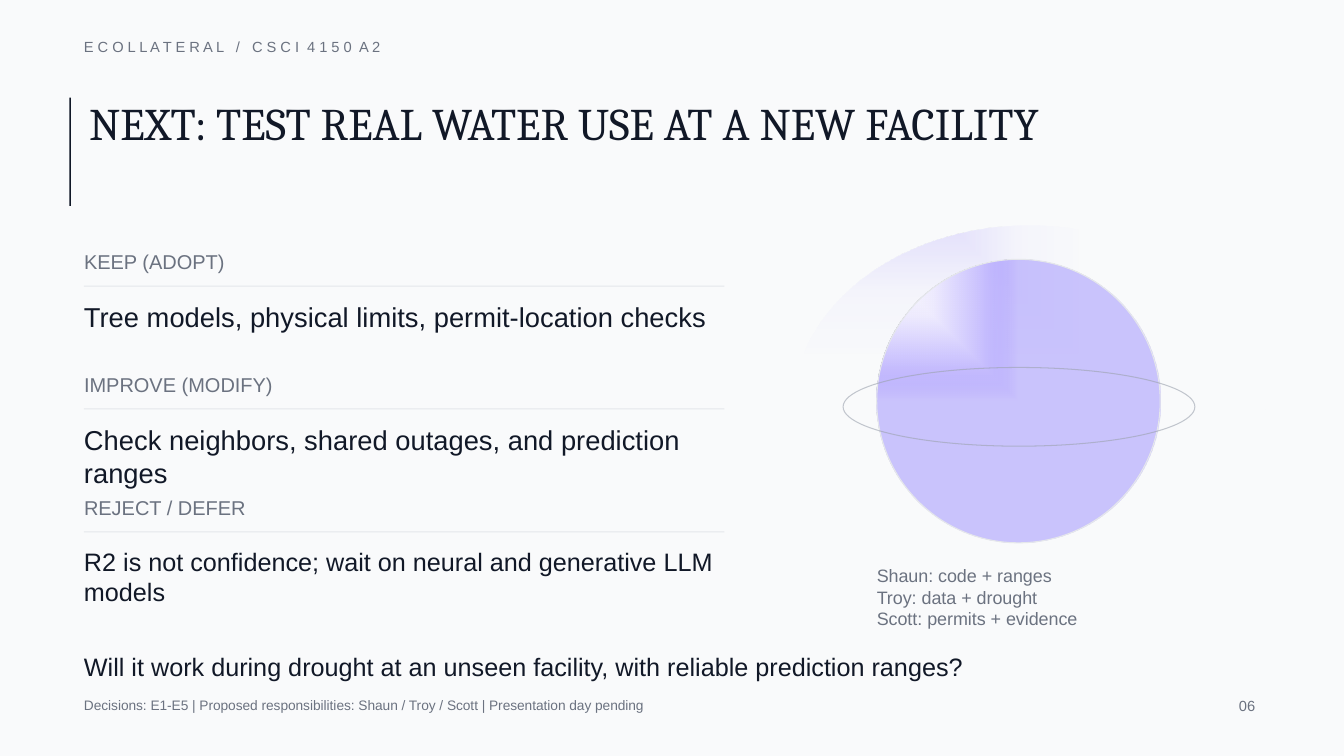
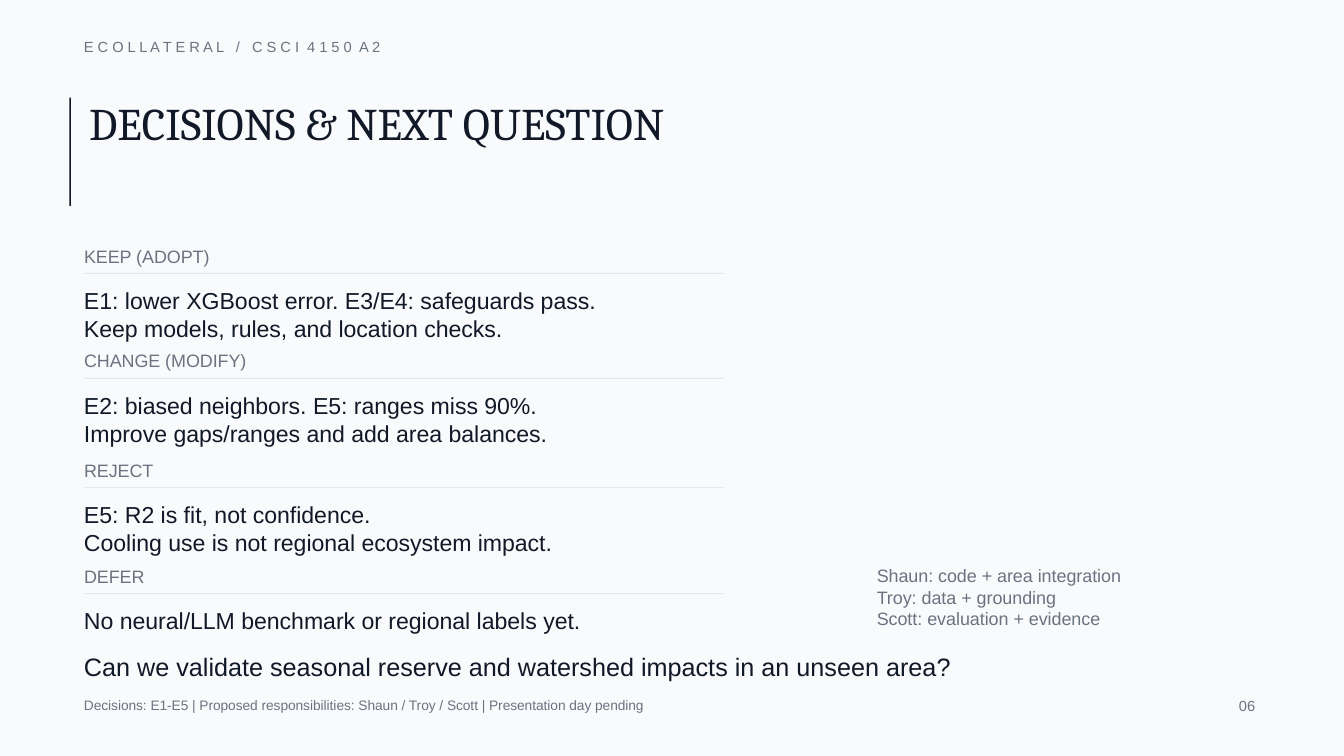
Before and after one commit to ScottLiu12/ECOllateral, a slide deck: slide 6 of docs/a2/review-slides.pptx. Drawn at 1344x756 pixels with LibreOffice and Linux fonts; fonts in the diff are those of the drawing. Boxes give left, top, right and bottom in pixels: in the first picture for what was removed or moved away, otherwise in the second. Text is boxed around its words. In the diff, an @@ line names an element or a change of style, - is before the commit and + after.

```diff
--- a/docs/a2/review-slides.pptx
+++ b/docs/a2/review-slides.pptx
@@ ellipse removed at box(694, 0, 1240, 246) @@
@@ text at box(89, 109, 664, 148): text changed @@
-NEXT: TEST REAL WATER USE AT A NEW FACILITY
+DECISIONS & NEXT QUESTION
@@ ellipse removed at box(792, 226, 1265, 594) @@
@@ text "KEEP (ADOPT)" at box(84, 250, 209, 267): size 14.2 to 12.8 pt @@
@@ ellipse removed at box(877, 259, 1160, 542) @@
@@ rectangle: place and size @@
-rectangle at box(84, 285, 724, 286)
+rectangle at box(84, 273, 724, 274)
@@ text at box(84, 292, 596, 342): text changed; size 19.5 to 16.5 pt @@
-Tree models, physical limits, permit-location checks
+E1: lower XGBoost error. E3/E4: safeguards pass.
+Keep models, rules, and location checks.
@@ text at box(84, 354, 246, 371): text changed; size 14.2 to 12.8 pt @@
-IMPROVE (MODIFY)
+CHANGE (MODIFY)
@@ rectangle: place and size @@
-rectangle at box(84, 408, 724, 409)
+rectangle at box(84, 378, 724, 379)
@@ ellipse removed at box(843, 368, 1195, 447) @@
@@ text added at box(84, 397, 548, 447), 16.5 pt, text #111827 @@
+E2: biased neighbors. E5: ranges miss 90%.
+Improve gaps/ranges and add area balances.
@@ text removed at box(84, 430, 679, 488) @@
-Check neighbors, shared outages, and prediction ranges
@@ text at box(84, 464, 153, 477): text changed; size 14.2 to 12.8 pt @@
-REJECT / DEFER
+REJECT
@@ rectangle: place and size @@
-rectangle at box(84, 531, 724, 532)
+rectangle at box(84, 487, 724, 488)
@@ text at box(84, 506, 552, 556): text changed; size 18 to 16.5 pt @@
-R2 is not confidence; wait on neural and generative LLM models
+E5: R2 is fit, not confidence.
+Cooling use is not regional ecosystem impact.
@@ text at box(877, 569, 1121, 625): text changed @@
-Shaun: code + ranges
-Troy: data + drought
-Scott: permits + evidence
+Shaun: code + area integration
+Troy: data + grounding
+Scott: evaluation + evidence
@@ text added at box(84, 570, 144, 583), 12.8 pt, text #6B7280 @@
+DEFER
@@ rectangle added at box(84, 594, 724, 595), fill #E5E7EB @@
@@ text added at box(84, 612, 580, 634), 16.5 pt, text #111827 @@
+No neural/LLM benchmark or regional labels yet.
@@ text at box(84, 657, 950, 681): text changed @@
-Will it work during drought at an unseen facility, with reliable prediction ranges?
+Can we validate seasonal reserve and watershed impacts in an unseen area?
```
Also in this commit, not shown: 5 other slides changed, 10 other files.
